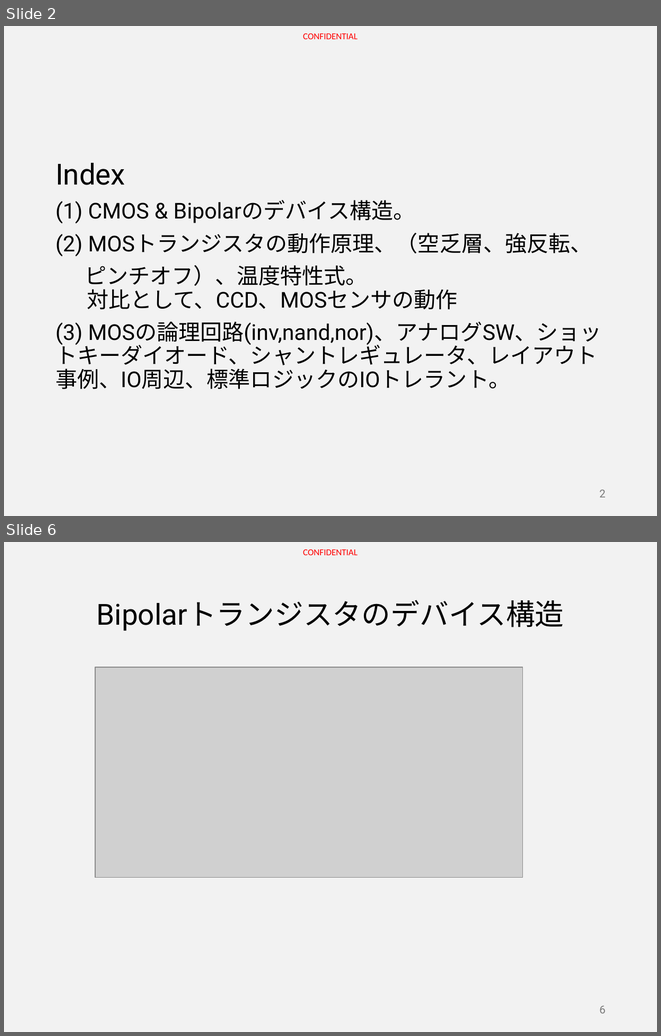
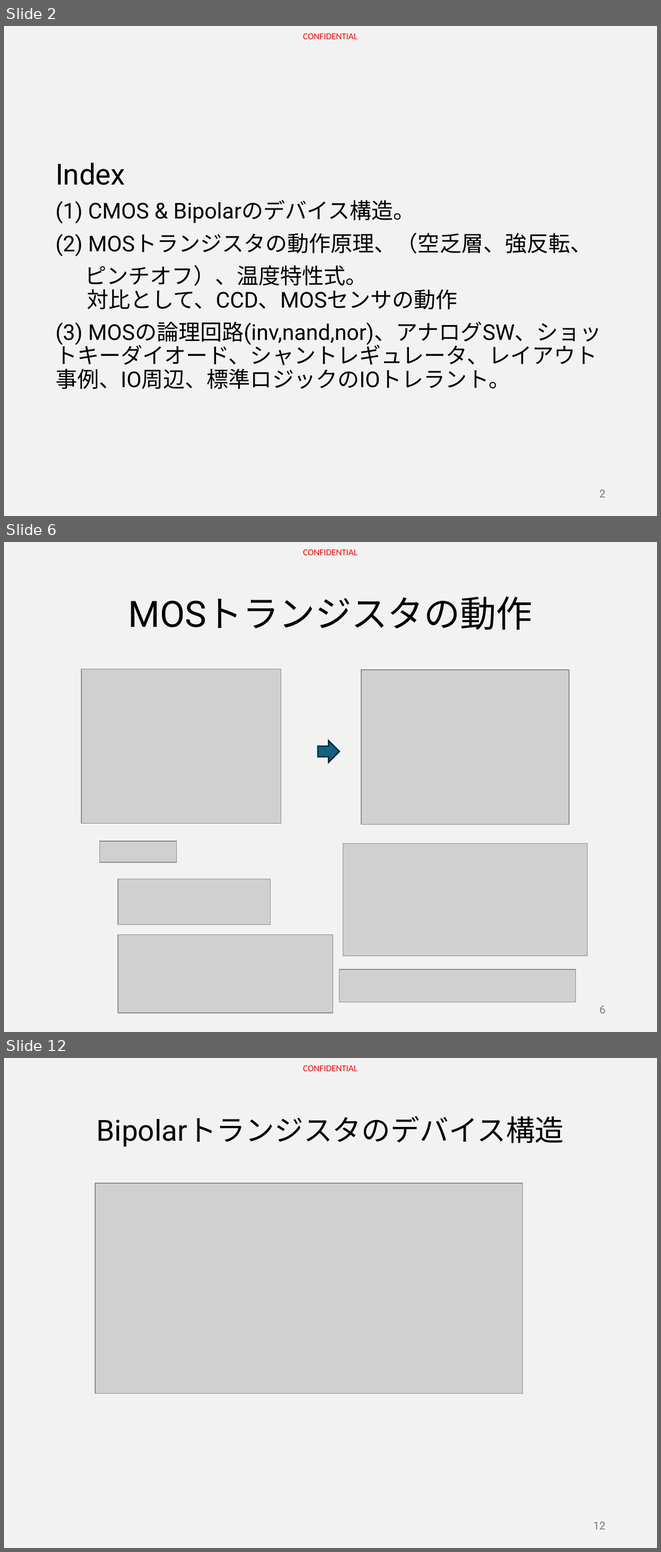
Before and after one commit to HiroyaIto/sansen, a slide deck: MOS-TrとICの基本&Tips Part1.pptx. Shown one above the other, each under a label of ours: slides 2 and 6 before the commit, slides 2, 6 and 12 after it; the slides between them are not shown. The pictures are 661x1036 and 661x1552 pixels, drawn with LibreOffice and Linux fonts; fonts in the diff are those of the drawing; grey boxes stand for pictures. Boxes give left, top, right and bottom in pixels: in the first picture for what was removed or moved away, otherwise in the second. Text is boxed around its words. In the diff, an @@ line names an element or a change of style, - is before the commit and + after.

```diff
--- a/MOS-TrとICの基本&Tips Part1.pptx
+++ b/MOS-TrとICの基本&Tips Part1.pptx
@@ slide 6 added at (x1=4, y1=542, x2=657, y2=1032), background #F2F2F2; not listed: 1 template element that a slide beside it also shows @@
@@ title added at (x1=129, y1=597, x2=533, y2=630), 40 pt, text #000000 @@
+MOSトランジスタの動作
@@ picture added at (x1=82, y1=669, x2=281, y2=823) @@
@@ picture added at (x1=361, y1=670, x2=569, y2=824) @@
@@ right arrow added at (x1=318, y1=741, x2=339, y2=762), fill #156082, outline #092A39 1.5 pt @@
@@ picture added at (x1=99, y1=841, x2=176, y2=863) @@
@@ picture added at (x1=343, y1=844, x2=587, y2=956) @@
@@ picture added at (x1=117, y1=879, x2=270, y2=925) @@
@@ picture added at (x1=117, y1=934, x2=333, y2=1013) @@
@@ picture added at (x1=339, y1=969, x2=576, y2=1002) @@
@@ page number added at (x1=599, y1=1005, x2=606, y2=1013), 12 pt, text #797979 @@
+6
@@ what was slide 6 is now slide 12 @@
@@ page number at (x1=593, y1=1521, x2=606, y2=1529): text changed @@
-6
+12
```
Also in this commit, not shown: 2 slides changed, 8 other slides added, 1 slide removed.
